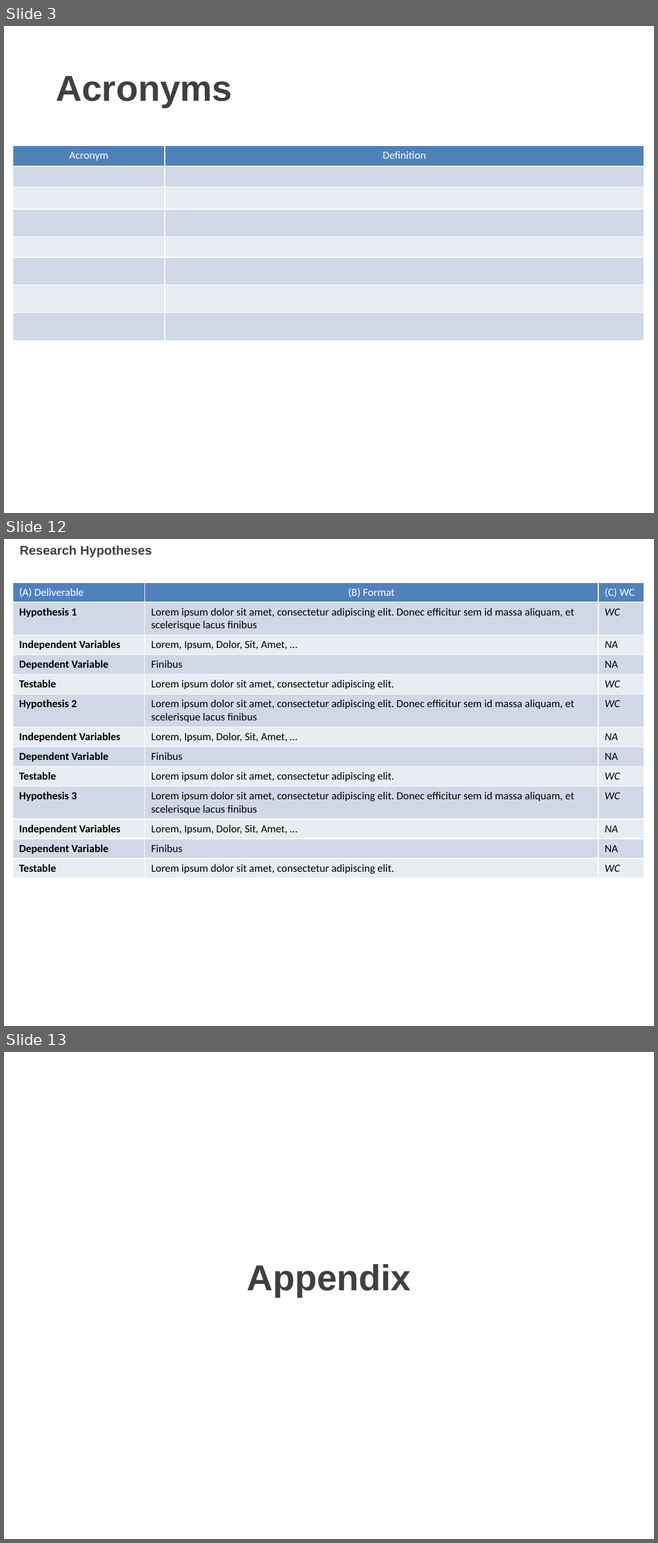
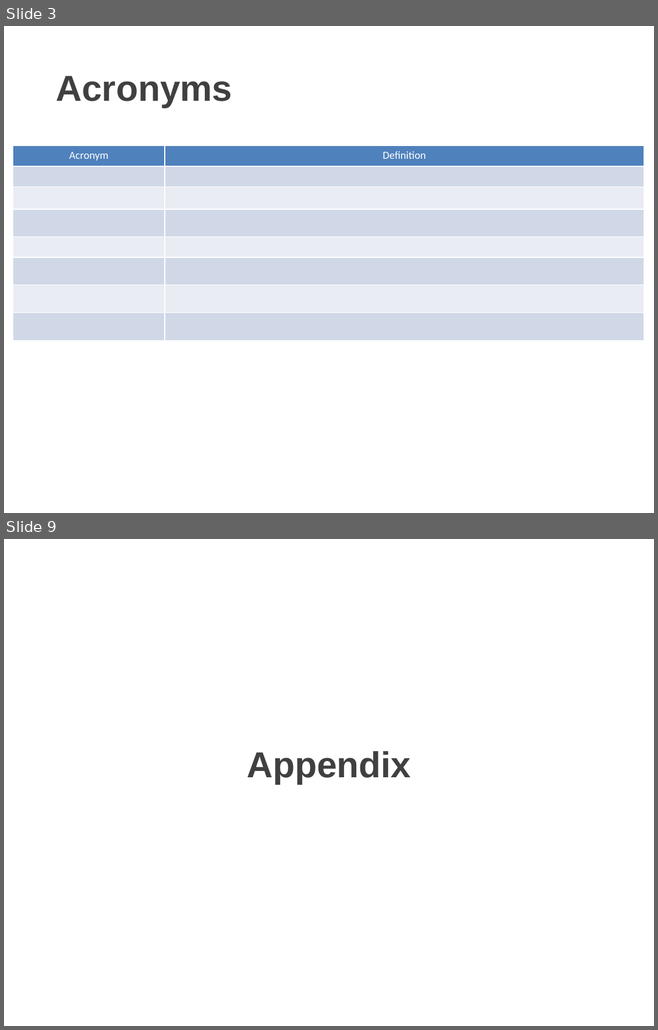
Before and after one commit to OwlSaver/GWU, a slide deck: SEAS 8599/Lecture 02/Wacey_Michael_HW#2_SEAS_8599_DA2.pptx. Shown one above the other, each under a label of ours: slides 3, 12 and 13 before the commit, slides 3 and 9 after it; the slides between them are not shown. The pictures are 658x1543 and 658x1030 pixels, drawn with LibreOffice and Linux fonts; fonts in the diff are those of the drawing; background and template pictures are left out. Boxes give left, top, right and bottom in pixels: in the first picture for what was removed or moved away, otherwise in the second. Text is boxed around its words. In the diff, an @@ line names an element or a change of style, - is before the commit and + after.

```diff
--- a/SEAS 8599/Lecture 02/Wacey_Michael_HW#2_SEAS_8599_DA2.pptx
+++ b/SEAS 8599/Lecture 02/Wacey_Michael_HW#2_SEAS_8599_DA2.pptx
@@ slide 12 removed at <box>4,539,654,1026</box>, background picture (left out) @@
@@ text removed at <box>20,545,152,558</box> @@
-Research Hypotheses
@@ table removed at <box>13,583,643,877</box>, 13 rows, 3 columns @@
-(A) Deliverable | (B) Format | (C) WC
-Hypothesis 1 | Lorem ipsum dolor sit amet, consectetur adipiscing elit. Donec efficitur sem id massa aliquam, et scelerisque lacus finibus | WC
-Independent Variables | Lorem, Ipsum, Dolor, Sit, Amet, … | NA
-Dependent Variable | Finibus | NA
-Testable | Lorem ipsum dolor sit amet, consectetur adipiscing elit. | WC
-Hypothesis 2 | Lorem ipsum dolor sit amet, consectetur adipiscing elit. Donec efficitur sem id massa aliquam, et scelerisque lacus finibus | WC
-Independent Variables | Lorem, Ipsum, Dolor, Sit, Amet, … | NA
-Dependent Variable | Finibus | NA
-Testable | Lorem ipsum dolor sit amet, consectetur adipiscing elit. | WC
-Hypothesis 3 | Lorem ipsum dolor sit amet, consectetur adipiscing elit. Donec efficitur sem id massa aliquam, et scelerisque lacus finibus | WC
-Independent Variables | Lorem, Ipsum, Dolor, Sit, Amet, … | NA
-Dependent Variable | Finibus | NA
-Testable | Lorem ipsum dolor sit amet, consectetur adipiscing elit. | WC
@@ what was slide 13 is now slide 9 @@
```
Also in this commit, not shown: 2 slides changed, 5 slides added, 8 other slides removed, 44 other files.
